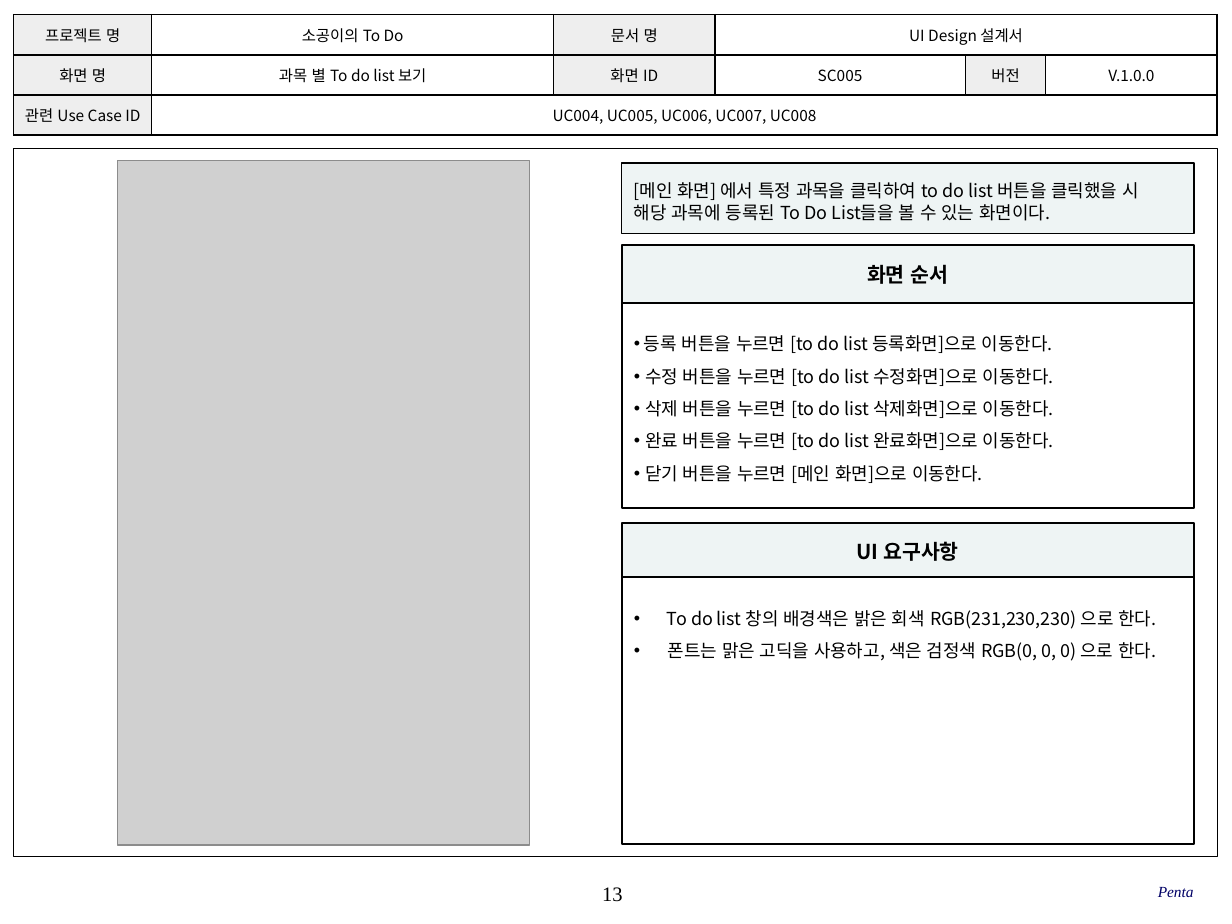
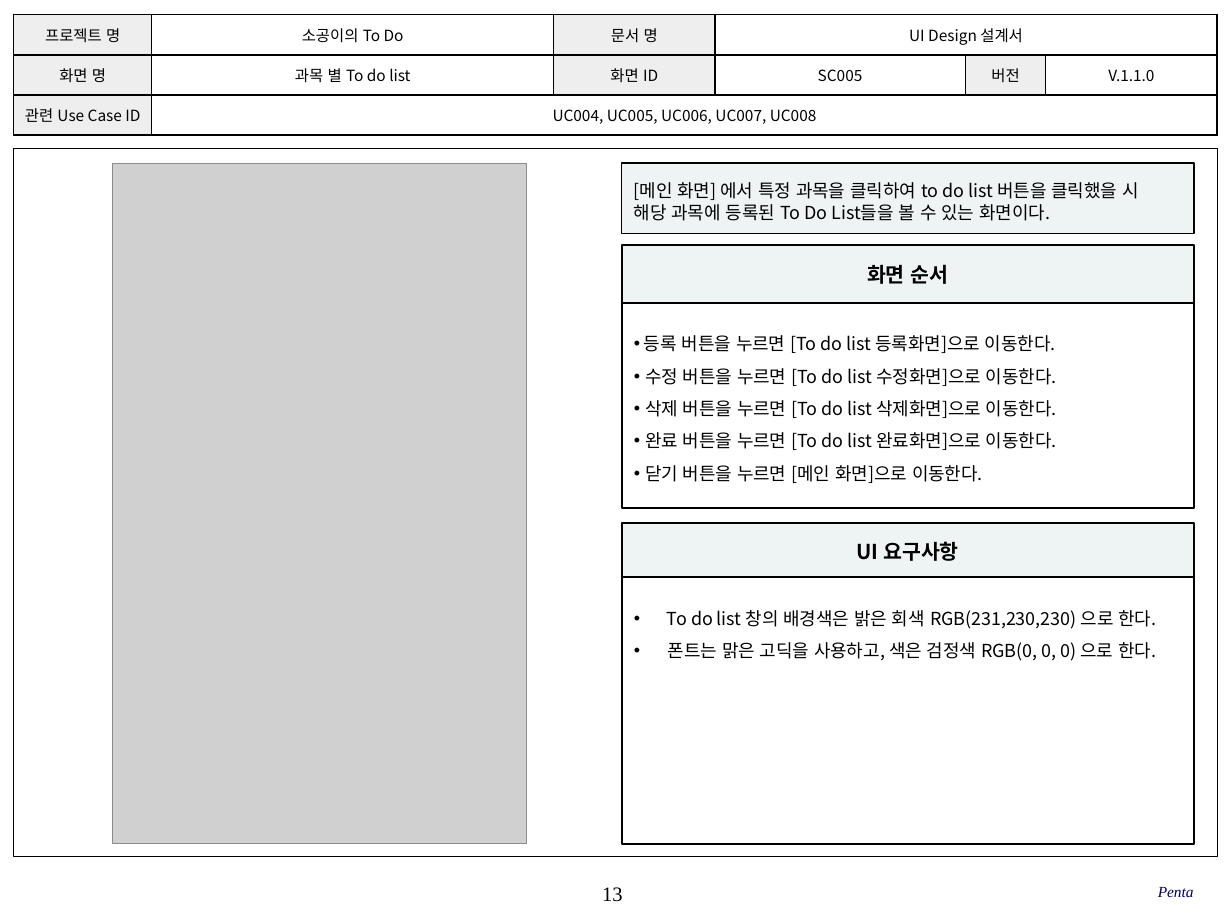
Before and after one commit to SE-admin/SE2017_5_mixharmony, a slide deck: slide 13 of doc/3_ 설계서/UI Design_05_penta.pptx. Drawn at 1232x924 pixels with LibreOffice and Linux fonts; fonts in the diff are those of the drawing; grey boxes stand for pictures; background and template pictures are left out. Boxes give left, top, right and bottom in pixels: in the first picture for what was removed or moved away, otherwise in the second. Text is boxed around its words. In the diff, an @@ line names an element or a change of style, - is before the commit and + after.

Commit message:
#913 요구사항 변경에 따른 UI Design 수정

```diff
--- a/doc/3_ 설계서/UI Design_05_penta.pptx
+++ b/doc/3_ 설계서/UI Design_05_penta.pptx
@@ table at (x1=14, y1=15, x2=1216, y2=136) @@
-row 2, column 2: 과목 별 To do list 보기
+row 2, column 2: 과목 별 To do list
-row 2, column 6: V.1.0.0
+row 2, column 6: V.1.1.0
@@ picture resized from (x1=117, y1=160, x2=530, y2=845) to (x1=113, y1=163, x2=527, y2=843) @@
@@ text in rectangle at (x1=644, y1=335, x2=1057, y2=450): text changed @@
-• 등록 버튼을 누르면 [to do list 등록화면]으로 이동한다.
-• 수정 버튼을 누르면 [to do list 수정화면]으로 이동한다.
-• 삭제 버튼을 누르면 [to do list 삭제화면]으로 이동한다.
-• 완료 버튼을 누르면 [to do list 완료화면]으로 이동한다.
+• 등록 버튼을 누르면 [To do list 등록화면]으로 이동한다.
+• 수정 버튼을 누르면 [To do list 수정화면]으로 이동한다.
+• 삭제 버튼을 누르면 [To do list 삭제화면]으로 이동한다.
+• 완료 버튼을 누르면 [To do list 완료화면]으로 이동한다.
```
Also in this commit, not shown: 32 other slides changed, 4 slides added.
